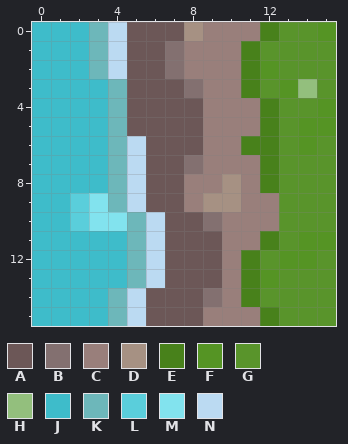
One commit to this pixel-art sprite: res/tiles/mainWorld/base/011-water_right_grass.png. This is how it looked before the edit.
The file is 32x32 pixels, drawn in blocks of 2x2; one block is one cell here.
Palette (. is transparent): A #6c5757  B #837070  C #997f7b  D #a69183  E #48811b  F #559424  G #59942b  H #93bf7d  J #3ebcca  K #6db7ba  L #5acedb  M #82e3ee  N #bbdaf2
Pixels before, first column x 0:
 0 JJJKNAAADCCCEGGF
 1 JJJKNAABCCCEGGGG
 2 JJJKNAABCCCEFGGG
 3 JJJJKAAABCCEGFHG
 4 JJJJKAAAACCCEGGF
 5 JJJJKAAAACCCEGFF
 6 JJJJKNAAACCEEGFG
 7 JJJJKNAABCCCEGGG
 8 JJJJKNAACCDCEGGG
 9 JJLMKNAACDDCCGGG
10 JJLMMKNAABCCCGGG
11 JJJJJKNAAACCEGFF
12 JJJJJKNAAACEGFFG
13 JJJJJKNAAACEFGGG
14 JJJJKNAAABCEGGGG
15 JJJJKNAAACCCEGGG
Now the later version:
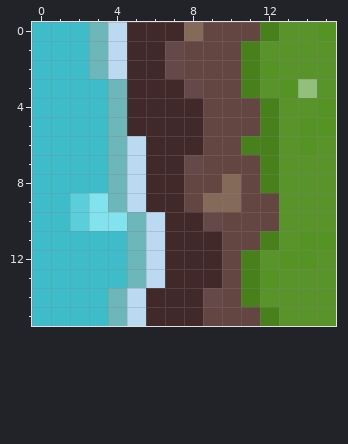
The edit:
Colour A changes from #6c5757 to #422929.
Colour B changes from #837070 to #654848.
Colour C changes from #997f7b to #634642.
Colour D changes from #a69183 to #836a59.
Pixel boxes of the changes (left, top, right, bottom) in both pictures:
changed: (127, 22, 279, 326)
